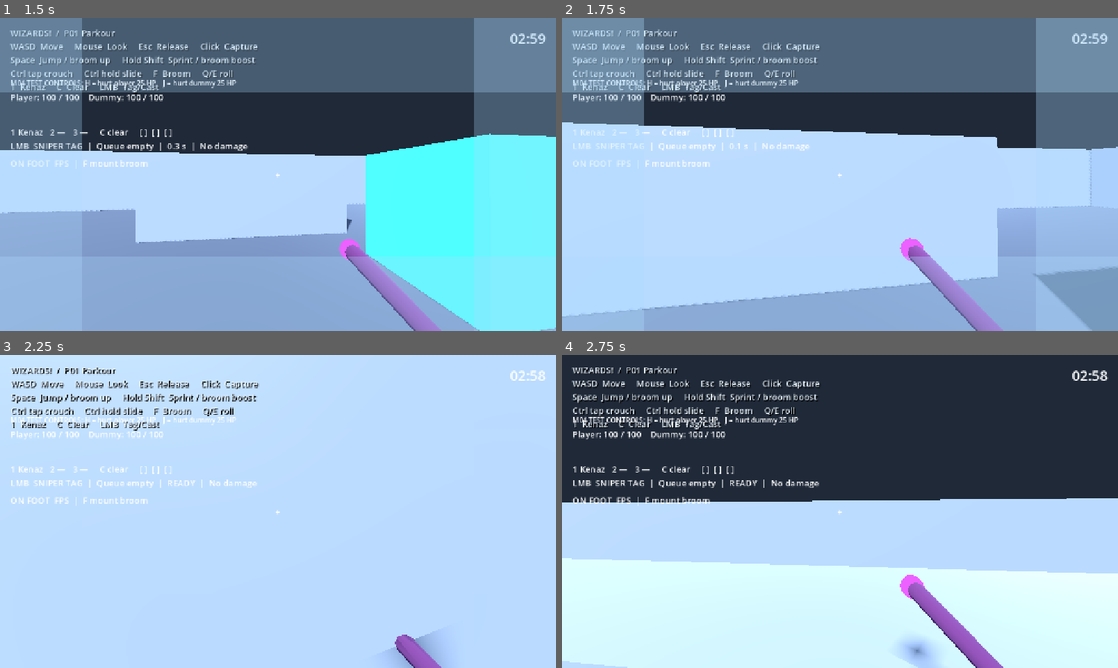
Above: before the commit, frames 1-4 (two rows, left to right).
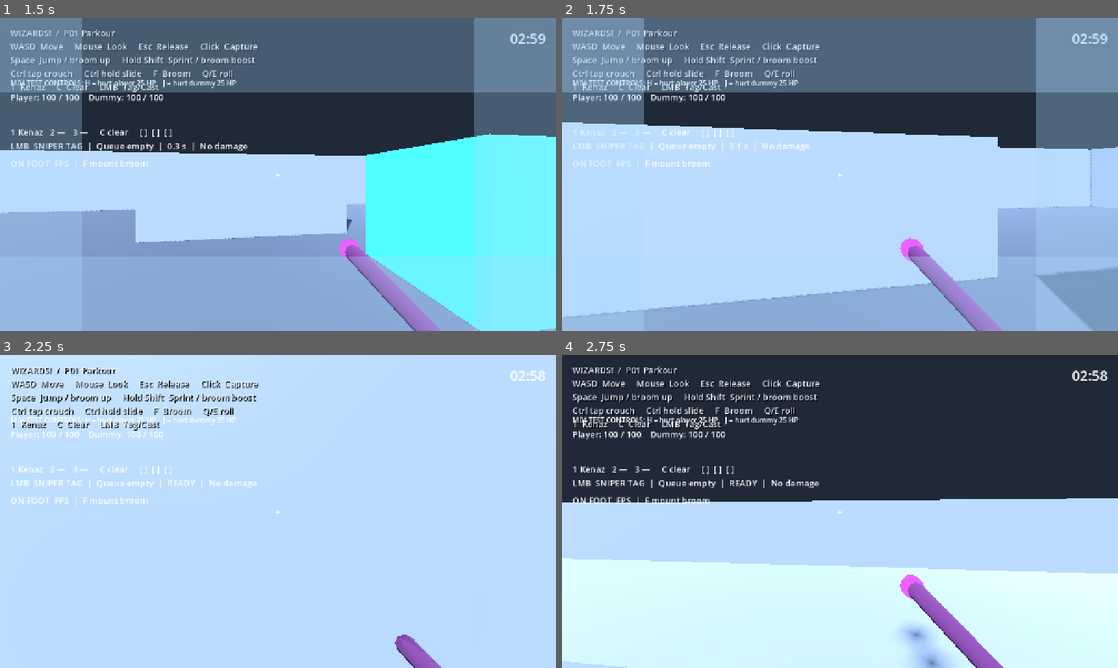
Above: after the commit, the same moments.

Repository: Addersoft/MAGICIDE-
Game: Godot game, scene res://scenes/boot/main.tscn
Two runs of this game, one before a commit and one after it. Both use one fixed random seed, a clock stepped at 60 frames per second and the inputs below.
Inputs (mouse positions are in pixels of both pictures, inside the frame that each line leads up to):
- Up to frame 1 (1.5 s): tap Enter at 0.5 s; move the mouse to (272, 180) at 0.52 s; hold Shift (sprint) 0.53-1.28 s; hold W (move_forward) from 0.53 s (still down); click (272, 180) at 0.67 s; tap Space (jump) at 0.77, 0.8, 1.07, 1.35 s; move the mouse to (316, 177) at 1.27 s
- Up to frame 2 (1.75 s): keep holding W (move_forward); tap Space (jump) at 1.52 s; tap Shift (sprint) at 1.55 s
- Up to frame 3 (2.25 s): keep holding W (move_forward); tap Space (jump) at 1.82 s; move the mouse to (233, 508) at 2.02 s; hold Ctrl (crouch_modifier) from 2.03 s (still down)
- Up to frame 4 (2.75 s): keep holding W (move_forward); keep holding Ctrl (crouch_modifier); tap Space (jump) at 2.3 s

Frame 1 is identical in both runs. In frame 2, 0.3% of the frame differs, in the area x 0-100%, y 33-96%; in frame 3, 0.4%; in frame 4, 0.5%, in the area x 61-70%, y 86-100%.

Commit message:
Parkour motor: jump priority over slide/ledge, sprint-jump + slide-jump flow

Diff:
--- a/scripts/movement/parkour_motor.gd
+++ b/scripts/movement/parkour_motor.gd
@@ -1,17 +1,18 @@
 extends Node
 ## Computes locomotion velocity; PlayerController alone invokes body movement.
-## Titanfall / Mirror's Edge style momentum: wall-run, wall-jump, vault, ledge hang,
-## coyote/buffer, slide-jump, glide, and Q/E directional rolls.
+## Priority: Jump (incl. slide-jump / sprint-jump) > Roll > Slide > Ledge > Ground/Air.
+## Combat never gates movement; movement never gates combat.
 @export_range(9.0, 30.0) var speed_cap: float = 24.0
 @export_range(35.0, 150.0) var ground_acceleration: float = 95.0
 @export_range(1.0, 34.0) var ground_braking: float = 28.0
-@export_range(1.0, 40.0) var air_acceleration: float = 20.0
-@export_range(0.1, 10.0) var slide_friction: float = 2.2
+@export_range(1.0, 40.0) var air_acceleration: float = 22.0
+@export_range(0.1, 10.0) var slide_friction: float = 1.8
 @export_range(0.15, 0.6) var roll_duration: float = 0.38
 @export_range(8.0, 20.0) var roll_speed: float = 14.5
-@export_range(0.5, 3.0) var roll_cooldown_time: float = 1.0
-
-const BUFFER: float = 0.12
+@export_range(0.5, 3.0) var roll_cooldown_time: float = 0.85
+
+const BUFFER: float = 0.18
+const COYOTE: float = 0.16
 var horizontal: Vector3 = Vector3.ZERO
 var state: String = "GROUND"
 var coyote: float = 0.0
@@ -72,21 +73,21 @@
 
 func _finish_slide() -> void:
 	slide_time = 0.0
-	if _restore_standing and actor.posture.has_method("end_slide"):
+	if actor.posture.has_method("end_slide"):
 		actor.posture.end_slide()
 	elif _restore_standing and actor.posture.crouched and actor.posture.can_stand():
 		actor.posture.toggle()
 	_restore_standing = false
 
 func start_slide() -> bool:
-	if not actor.is_on_floor() or horizontal.length() < 5.0 or slide_time > 0.0:
+	if not actor.is_on_floor() or horizontal.length() < 4.0 or slide_time > 0.0:
 		return false
 	_restore_standing = not actor.posture.crouched
 	if actor.posture.has_method("begin_slide"):
 		actor.posture.begin_slide()
 	elif not actor.posture.crouched:
 		actor.posture.toggle()
-	slide_time = 1.15
+	slide_time = 1.25
 	return true
 
 func start_roll(sign: float) -> bool:
@@ -142,16 +143,20 @@
 
 func step(delta: float, crouch_pressed: bool) -> Vector3:
 	var input = actor.player_input
-	var jump: bool = input.jump_requested()
+	var jump_edge: bool = input.jump_requested()
 	var slide: bool = input.slide_requested()
 	var wish_axis: Vector2 = input.movement_axis()
 	var wish: Vector3 = actor.view.horizontal_basis() * Vector3(wish_axis.x, 0, wish_axis.y)
-	var grounded: bool = actor.is_on_floor() and actor.velocity.y <= 0.0
+	var on_floor: bool = actor.is_on_floor()
+	var grounded: bool = on_floor
 	var vy: float = actor.velocity.y
 	wall_lock = maxf(0.0, wall_lock - delta)
 	dodge_cooldown = maxf(0.0, dodge_cooldown - delta)
 	roll_cooldown = maxf(0.0, roll_cooldown - delta)
-	jump_buffer = BUFFER if jump else maxf(0.0, jump_buffer - delta)
+	if jump_edge:
+		jump_buffer = BUFFER
+	else:
+		jump_buffer = maxf(0.0, jump_buffer - delta)
 
 	if input.roll_left_requested():
 		start_roll(-1.0)
@@ -163,7 +168,7 @@
 			state = "AIR"
 			_route.clear()
 			return Vector3(0, -2, 0)
-		return _traverse(delta, jump, slide or crouch_pressed)
+		return _traverse(delta, jump_edge, slide or crouch_pressed)
 
 	if not input.controls_active:
 		horizontal = Vector3.ZERO
@@ -175,7 +180,7 @@
 		return Vector3(0, 0 if grounded else vy - actor.gravity * delta, 0)
 
 	if grounded:
-		coyote = BUFFER
+		coyote = COYOTE
 		wall_budget = 1.25
 		glide_budget = 1.2
 		_jump_cut = false
@@ -183,47 +188,51 @@
 	else:
 		coyote = maxf(0.0, coyote - delta)
 
-	if crouch_pressed and actor.posture.crouched or slide:
-		start_slide()
-	if input.has_method("slide_held") and input.slide_held() and grounded and horizontal.length() > 3.0:
-		if slide_time <= 0.0:
-			start_slide()
-		else:
-			slide_time = maxf(slide_time, 0.35)
+	if slide or (input.has_method("slide_held") and input.slide_held()):
+		if grounded and horizontal.length() > 3.5:
+			if slide_time <= 0.0:
+				start_slide()
+			else:
+				slide_time = maxf(slide_time, 0.4)
 
 	if input.has_method("dodge_requested") and input.dodge_requested() and dodge_cooldown <= 0.0 and roll_time <= 0.0:
 		var dash: Vector3 = wish.normalized() if not wish.is_zero_approx() else -actor.view.horizontal_basis().z
 		horizontal = dash * 14.0
 		dodge_time = 0.18
-		dodge_cooldown = 1.2
+		dodge_cooldown = 1.0
 		_finish_slide()
 
 	var wall: Dictionary = probe.side_wall() if not grounded else {}
 	var wall_valid: bool = not wall.is_empty() and (wall_lock <= 0.0 or wall.normal.dot(_last_wall) < 0.5)
 
-	if wish_axis.y < -0.2 and wall_lock <= 0.0 and ((jump and grounded) or (not grounded and vy < 1.0)):
-		var ledge: Dictionary = probe.ledge()
-		if not ledge.is_empty():
-			_ledge_target = ledge.target
-			_ledge_outside = ledge.outside
-			if grounded and ledge.height <= 1.35:
-				_begin_mantle(ledge.target, ledge.outside)
-				return _traverse(delta, false, false)
-			elif not grounded and ledge.height > 1.0:
-				state = "HANG"
-				_traverse_time = 0.0
-				_hang_target = ledge.outside - Vector3(0, 1.3, 0)
-				return _traverse(delta, false, false)
-
 	var jumped: bool = false
-	if jump_buffer > 0.0 and (grounded or coyote > 0.0):
+	var can_floor_jump: bool = jump_buffer > 0.0 and (grounded or coyote > 0.0)
+	if can_floor_jump:
+		var was_sliding: bool = slide_time > 0.0 or actor.posture.sliding
 		vy = actor.jump_speed
-		if slide_time > 0.0:
-			var launch: Vector3 = -actor.view.horizontal_basis().z
-			horizontal = launch * minf(18.0, maxf(14.0, horizontal.length() + 2.0))
-			vy = clampf(actor.jump_speed + sin(actor.view.rotation.x) * 3.0, 6.0, 11.0)
+		if was_sliding:
+			var launch: Vector3 = horizontal
+			if launch.length() < 4.0:
+				launch = -actor.view.horizontal_basis().z * actor.sprint_speed
+			horizontal = launch.limit_length(speed_cap)
+			if horizontal.length() < 12.0:
+				horizontal = horizontal.normalized() * minf(16.0, maxf(12.0, horizontal.length() + 3.0))
+			vy = actor.jump_speed + 1.5
 			_finish_slide()
+		else:
+			if input.sprint_held() and horizontal.length() < actor.sprint_speed * 0.9:
+				var fwd: Vector3 = -actor.view.horizontal_basis().z
+				if not wish.is_zero_approx():
+					fwd = wish.normalized()
+				horizontal = fwd * actor.sprint_speed
 		jumped = true
+		jump_buffer = 0.0
+		coyote = 0.0
+		grounded = false
+		_jump_cut = false
+		_jump_active = true
+		if actor.posture.crouched and actor.posture.can_stand():
+			actor.posture.toggle()
 	elif jump_buffer > 0.0 and wall_valid:
 		var along: Vector3 = horizontal.slide(wall.normal)
 		if along.length() < 3.0:
@@ -233,13 +242,26 @@
 		_last_wall = wall.normal
 		wall_lock = 0.3
 		jumped = true
-
-	if jumped:
 		jump_buffer = 0.0
 		coyote = 0.0
 		grounded = false
 		_jump_cut = false
 		_jump_active = true
+		_finish_slide()
+
+	if not jumped and wish_axis.y < -0.25 and wall_lock <= 0.0 and ((jump_edge and on_floor) or (not on_floor and vy < 1.0)):
+		var ledge: Dictionary = probe.ledge()
+		if not ledge.is_empty():
+			_ledge_target = ledge.target
+			_ledge_outside = ledge.outside
+			if on_floor and ledge.height <= 1.35:
+				_begin_mantle(ledge.target, ledge.outside)
+				return _traverse(delta, false, false)
+			elif not on_floor and ledge.height > 1.0:
+				state = "HANG"
+				_traverse_time = 0.0
+				_hang_target = ledge.outside - Vector3(0, 1.3, 0)
+				return _traverse(delta, false, false)
 
 	if roll_time > 0.0:
 		roll_time = maxf(0.0, roll_time - delta)
@@ -255,33 +277,37 @@
 	elif dodge_time > 0.0:
 		dodge_time = maxf(0.0, dodge_time - delta)
 		state = "DODGE"
-	elif grounded and slide_time > 0.0:
+	elif grounded and slide_time > 0.0 and not jumped:
 		slide_time = maxf(0.0, slide_time - delta)
 		horizontal = horizontal.move_toward(Vector3.ZERO, slide_friction * delta)
 		if not wish.is_zero_approx():
-			horizontal = horizontal.lerp(wish.normalized() * horizontal.length(), 1.4 * delta)
+			horizontal = horizontal.lerp(wish.normalized() * maxf(horizontal.length(), 6.0), 2.0 * delta)
 		var slope: Vector3 = Vector3.DOWN.slide(actor.get_floor_normal())
 		horizontal += Vector3(slope.x, 0, slope.z) * actor.gravity * delta
 		state = "SLIDE"
-		if slide_time <= 0.0 or horizontal.length() < 3.0:
+		if slide_time <= 0.0 or horizontal.length() < 2.5:
 			_finish_slide()
 	elif not grounded and not jumped and wall_valid and wish_axis.y < -0.2 and horizontal.length() > 4.0 and wall_budget > 0.0:
 		state = "WALL RUN"
 		wall_budget = maxf(0.0, wall_budget - delta)
 		_last_wall = wall.normal
 		horizontal = horizontal.slide(wall.normal)
-		var along: Vector3 = horizontal.normalized()
+		var along: Vector3 = horizontal.normalized() if horizontal.length() > 0.1 else -actor.view.horizontal_basis().z
 		accelerate(along, 12.0, 24.0, delta)
 		vy = clampf(vy, -1.5, 2.5)
 	else:
 		state = "GROUND" if grounded else "AIR"
-		if grounded:
+		if grounded and not jumped:
 			horizontal = horizontal.move_toward(Vector3.ZERO, ground_braking * delta)
-			accelerate(wish.normalized(), actor.sprint_speed if input.sprint_held() else actor.walk_speed, ground_acceleration, delta)
-		else:
-			accelerate(wish.normalized(), actor.sprint_speed if input.sprint_held() else actor.walk_speed, air_acceleration, delta)
-
-	if grounded:
+			var target_speed: float = actor.sprint_speed if input.sprint_held() else actor.walk_speed
+			if actor.posture.crouched and not actor.posture.sliding:
+				target_speed = actor.walk_speed * 0.55
+			accelerate(wish.normalized(), target_speed, ground_acceleration, delta)
+		elif not jumped:
+			var target_speed: float = actor.sprint_speed if input.sprint_held() else actor.walk_speed
+			accelerate(wish.normalized(), target_speed, air_acceleration, delta)
+
+	if grounded and not jumped:
 		vy = 0.0
 	elif not jumped:
 		var gravity_scale: float = 0.15 if state == "WALL RUN" else 1.0
